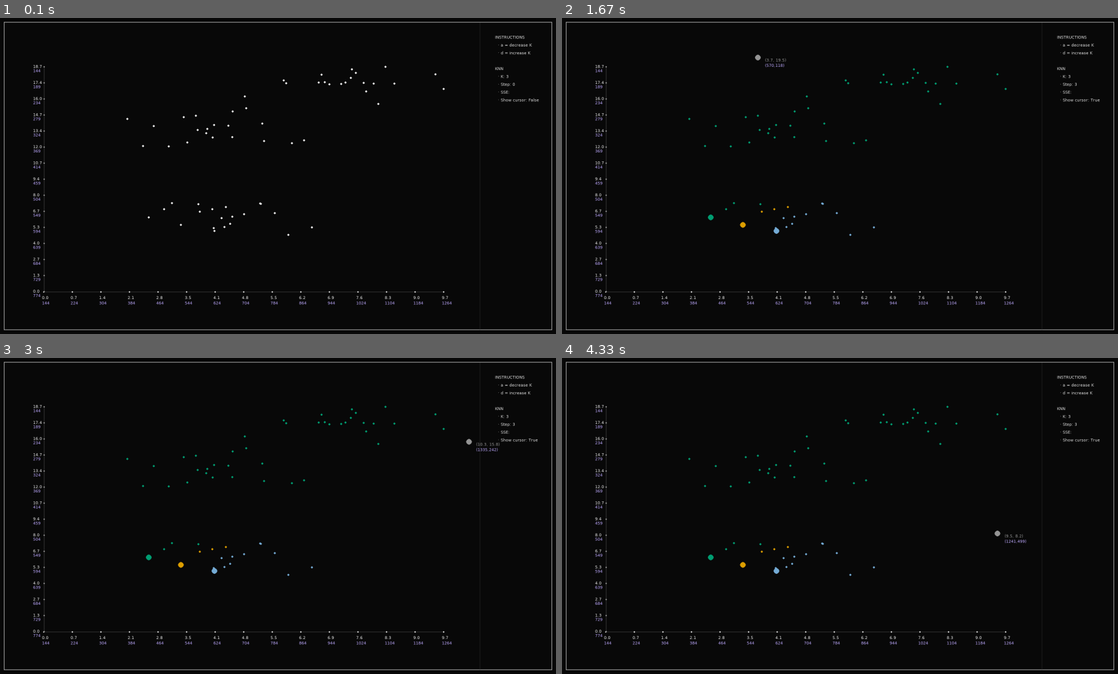
Above: before the commit, frames 1-4 (two rows, left to right).
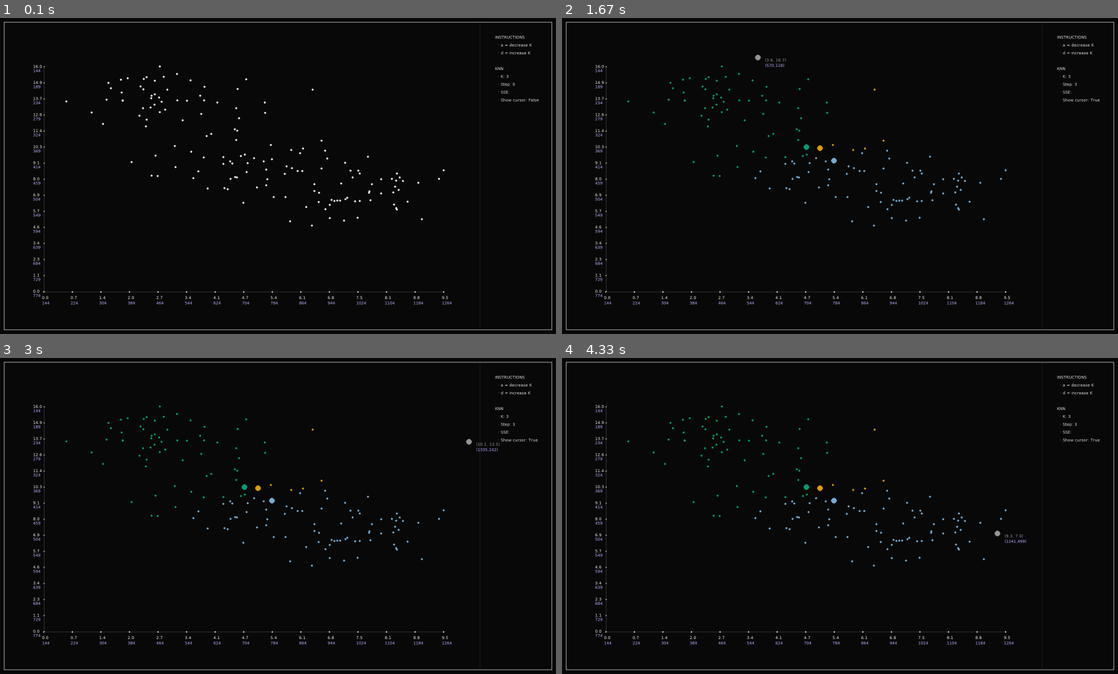
Above: after the commit, the same moments.

Repository: Biuku/KMeans_TheGame
Game: pygame game, started from main.py
The game is run twice, just before and just after one commit, with the same random seed, the same clock (stepped at 60 frames per second) and the same inputs.
Inputs (mouse positions are in pixels of both pictures, inside the frame that each line leads up to):
- Up to frame 1 (0.1 s): no input
- Up to frame 2 (1.67 s): click (840, 176) at 0.38 s; tap Space at 0.67, 1.07, 1.37 s; move the mouse to (845, 210) at 1.03 s; right-click (756, 55) at 1.55 s
- Up to frame 3 (3 s): click (116, 566) at 1.88 s; click (483, 538) at 2.22 s; click (100, 534) at 2.55 s; click (467, 443) at 2.88 s
- Up to frame 4 (4.33 s): click (1023, 632) at 3.22 s; click (1045, 414) at 3.55 s; click (756, 427) at 3.88 s; click (995, 531) at 4.22 s

The runs differ from the first frame. In frame 1, 0.7% of the frame differs, in the area x 5-81%, y 14-89%; in frame 2, 0.7%, in the area x 5-81%, y 12-89%; in frame 3, 0.7%; in frame 4, 0.7%.

Commit message:
MVP functional

Diff:
--- a/algo.py
+++ b/algo.py
@@ -22,7 +22,7 @@
 
         self.k = 3
         self.build_points()
-        self.centroids = [None for x in range(self.k)]
+        self.centroids = None
         self.step = 0
 
         ## Flags
@@ -30,9 +30,9 @@
         self.step1 = True
         self.show_cursor = False
 
+
     def update(self, show_cursor):
         self.show_cursor = show_cursor
-
 
 
     def draw(self):
@@ -40,6 +40,10 @@
 
         for point in self.points:
             point.draw()
+
+        if self.centroids:
+            for centroid in self.centroids:
+                centroid.draw()
 
         self.draw_cursor()
 
@@ -74,48 +78,30 @@
         1. Get the arr_x and arr_y means for each cluster
         2. Assign a new point to this spot -- this is the cluster centroid
         """
-        ##clear centroids
-        for point in self.points:
-            point.cancel_centroid()
+        ### Build shell for means
+        self.centroids = [ [0,0] for x in range(self.k)]
+        count = [0, 0, 0]
 
-        ### Build shell for means
-        means = [ [0,0] for x in range(self.k)]
-        count = [0, 0, 0]
         ### Iterate through all points and compute their means to their cluster
         for point in self.points:
             cluster = point.get_cluster()
             x, y = point.get_arr_coord()
-            means[cluster][0] += x
-            means[cluster][1] += y
+            self.centroids[cluster][0] += x
+            self.centroids[cluster][1] += y
 
             count[cluster] += 1
 
-        for cluster in means:
-            cluster[0] /= len(self.points)
-            cluster[1] /= len(self.points)
+        for i, coord in enumerate(self.centroids):
+            x = coord[0] / count[i]
+            y = coord[1] / count[i]
 
-        ### find the nearest centroids
-        for cluster, coord in enumerate(means):
-            self.get_nearest(cluster, coord)
+            px, py = self.convert_arr_to_pixels( (x, y) )
 
+            centroid = Point(self.win, (x, y), (px, py), True)
+            centroid.set_cluster(i)
 
-    def get_nearest(self, cluster, coord):
-        x1, y1 = coord
-        nearest = None
-        mn = m.inf
-
-        for point in self.points:
-            if not point.get_centroid():
-                x, y = point.get_arr_coord()
-                euclid = m.sqrt( (x1-x)**2 + (y1-y)**2)
-
-                if euclid < mn:
-                    mn = euclid
-                    nearest = point
-
-        nearest.set_cluster(cluster)
-        nearest.set_centroid()
-        self.centroids[cluster] = nearest
+            ## Replace the coordinates with a point object as the centroid
+            self.centroids[i] = centroid
 
 
     def assign_clusters(self):
@@ -124,7 +110,6 @@
         1. Iterate through each point and calculate its distance to each centroid
         2. Assign it to the cluster associated with its nearest centroid
         """
-        ###
         for point in self.points:
             x, y = point.get_arr_coord()
             mn = m.inf
@@ -152,15 +137,15 @@
         arr = self.arr[:,:2]
 
         for arr_coord in arr:
+            centroid = False
             pixel_coord = self.convert_arr_to_pixels(arr_coord)
-            point = Point(self.win, arr_coord, pixel_coord)
+            point = Point(self.win, arr_coord, pixel_coord, centroid)
             self.points.append( point )
 
 
     def draw_cursor(self):
         if self.show_cursor:
             mx, my = pygame.mouse.get_pos()
-
             pygame.draw.circle(self.win, self.set.grey, (mx, my), 8, 0)
 
             self.draw_cursor_coord(mx, my)
@@ -168,13 +153,11 @@
 
     def draw_cursor_coord(self, mx, my):
         arr_x, arr_y = self.convert_pixel_to_arr((mx, my))
-
         arr_x, arr_y = round(arr_x, 1), round(arr_y, 1)
 
         arr_coord = "(" + str(arr_x) + ", "  + str(arr_y) + ")"
         px_coord = "(" + str(mx) + "," + str(my) + ")"
 
         mx += 8 + 12
-
         self.printr.coord_printr(arr_coord, mx, my, self.set.grey)
         self.printr.coord_printr(px_coord, mx, my+15, self.set.blue)
--- a/arr.py
+++ b/arr.py
@@ -14,7 +14,7 @@
         self.origin_gap_left = 0.07 + self.set.border_gap## lower = left
         self.origin_gap_bottom = 0.12 + self.set.border_gap ## lower = up
 
-        self.arr = np.load('data/basic_blobs_60.npy')
+        self.arr = np.load('data/blobs150_54_2-2.npy')
         self.axis_labels = 15
 
         self.update_pixel_anchors(1600, 900)
--- a/plot.py
+++ b/plot.py
@@ -23,7 +23,6 @@
         self.draw_axes()
         self.draw_x_axis_labels()
         self.draw_y_axis_labels()
-        #self.draw_origin()
 
 
     """ DRAW PLOT """
@@ -84,8 +83,6 @@
                 self.printr.axis_label_printr(pixel_label, x_offset, y_offset + 12, self.set.blue)
 
 
-
-
     """ UTILITY """
     def configure_scales(self, arr, px, w, h):
         self.arr_scale = arr
--- a/point.py
+++ b/point.py
@@ -8,7 +8,7 @@
 
 class Point:
 
-    def __init__(self, win, arr_coord, pixel_coord):
+    def __init__(self, win, arr_coord, pixel_coord, centroid):
         pygame.init()
         self.win = win
         self.printr = Printr(self.win)
@@ -17,25 +17,12 @@
         self.arr = arr_coord
         self.pixel = pixel_coord
 
-        self.centroid = False
+        self.centroid = centroid
         self.cluster = None
 
         self.c = self.set.ultra_light_grey
         self.r = 3
         self.centroid_r = 8
-
-
-
-    def set_centroid(self):
-        self.centroid = True
-
-    def cancel_centroid(self):
-        self.centroid = False
-
-    def get_centroid(self):
-        if self.centroid:
-            return True
-        return False
 
 
     def set_cluster(self, cluster):
